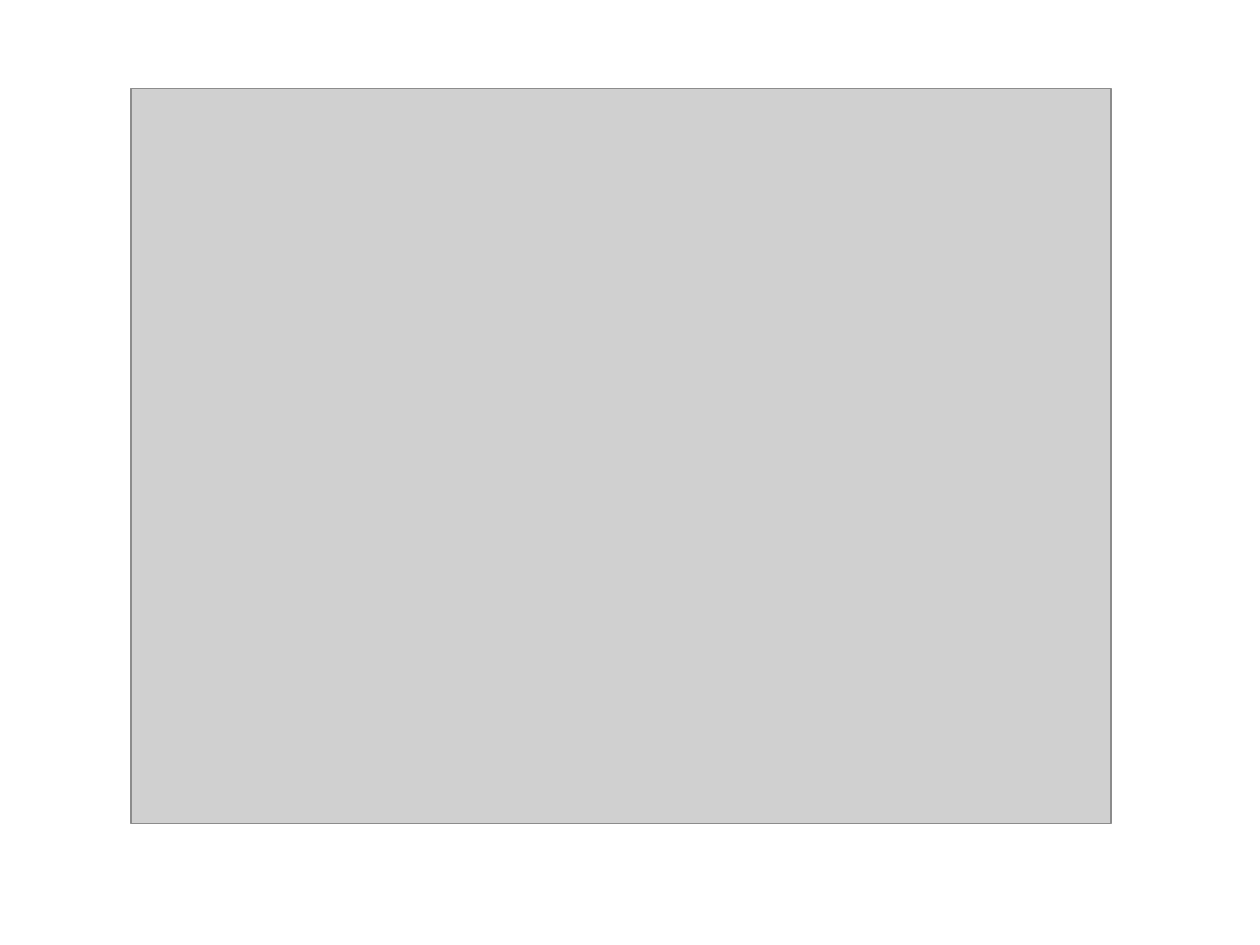
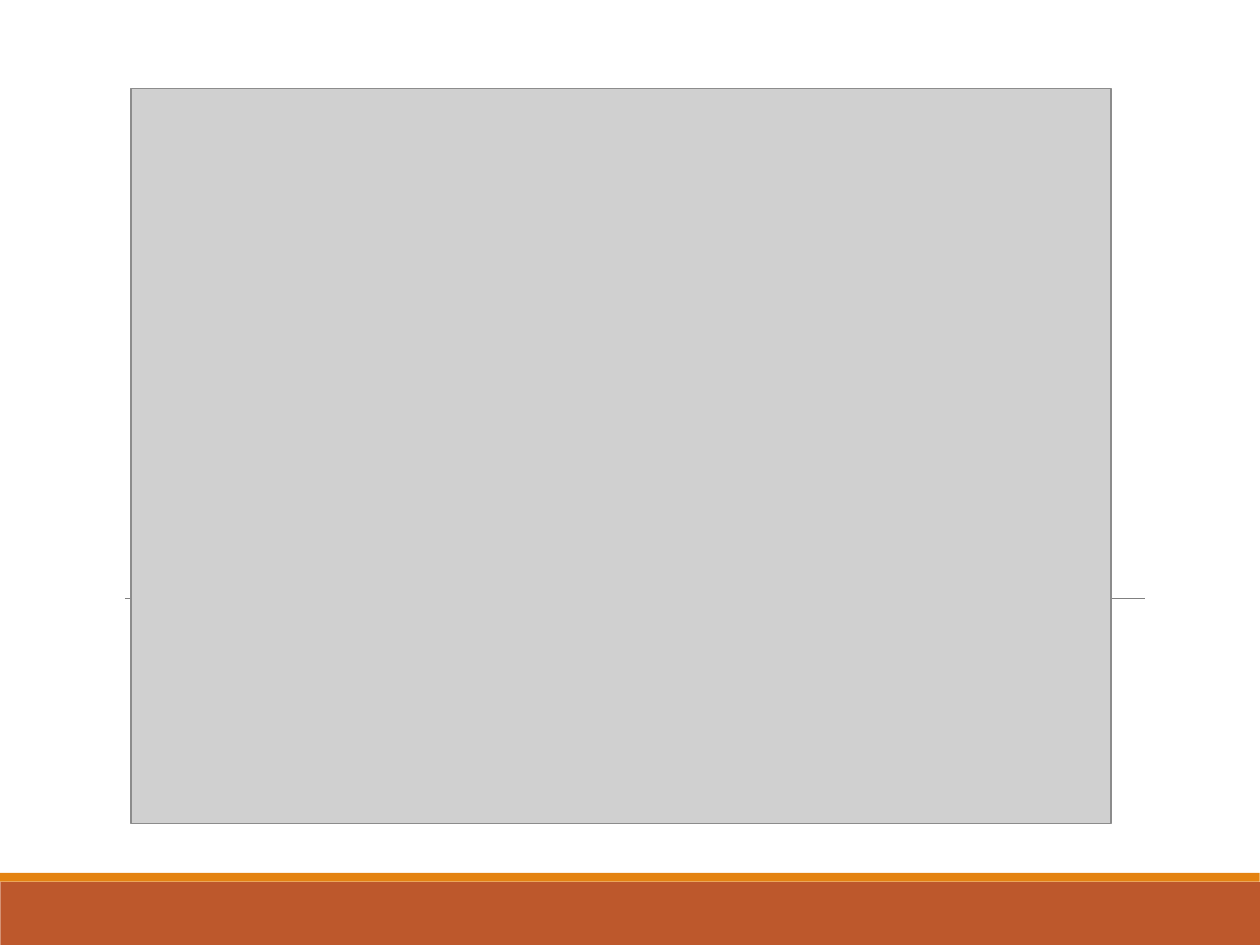
Before and after one commit to ParthaEth/Epidemics_Spreading_With_Cascade_Network, a slide deck: slide 10 of presentation/disease_spreading_presentation.pptx (slide 3 before the commit). Drawn at 1260x945 pixels with LibreOffice and Linux fonts; fonts in the diff are those of the drawing; grey boxes stand for pictures. Boxes give left, top, right and bottom in pixels: in the first picture for what was removed or moved away, otherwise in the second. Text is boxed around its words. In the diff, an @@ line names an element or a change of style, - is before the commit and + after.

```diff
--- a/presentation/disease_spreading_presentation.pptx
+++ b/presentation/disease_spreading_presentation.pptx
@@ line added from (125, 598) to (1145, 598), #808080 0.5 pt @@
@@ rectangle added at (0,882,1260,945), fill #BD582C @@
@@ rectangle added at (0,873,1260,882), fill #E48312 @@
```
Also in this commit, not shown: 2 other slides changed, 9 slides added, 2 slides removed.
